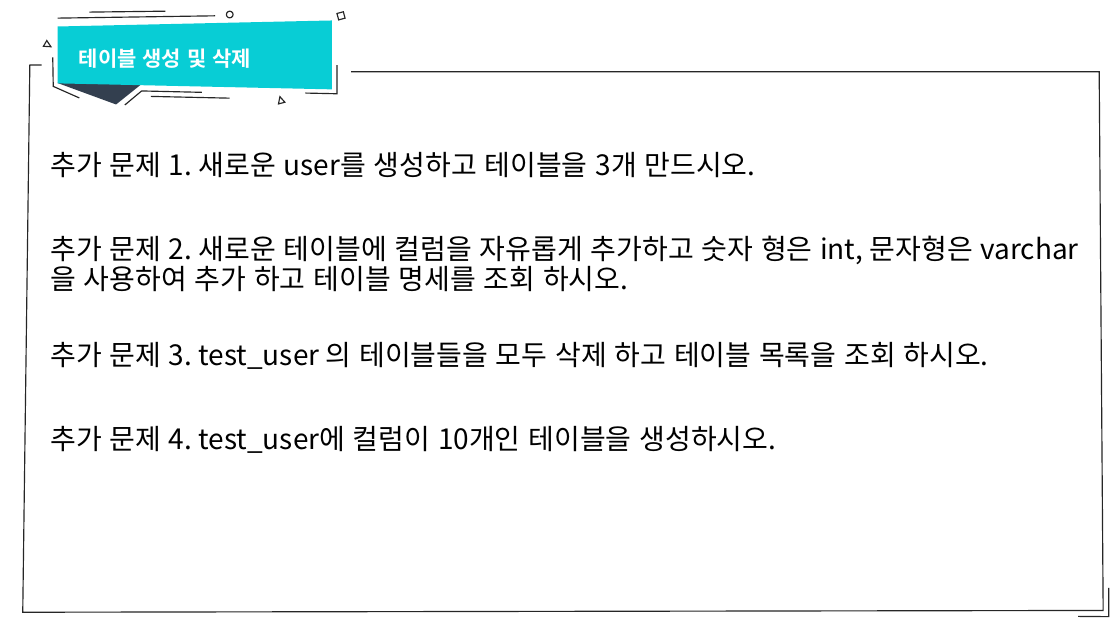
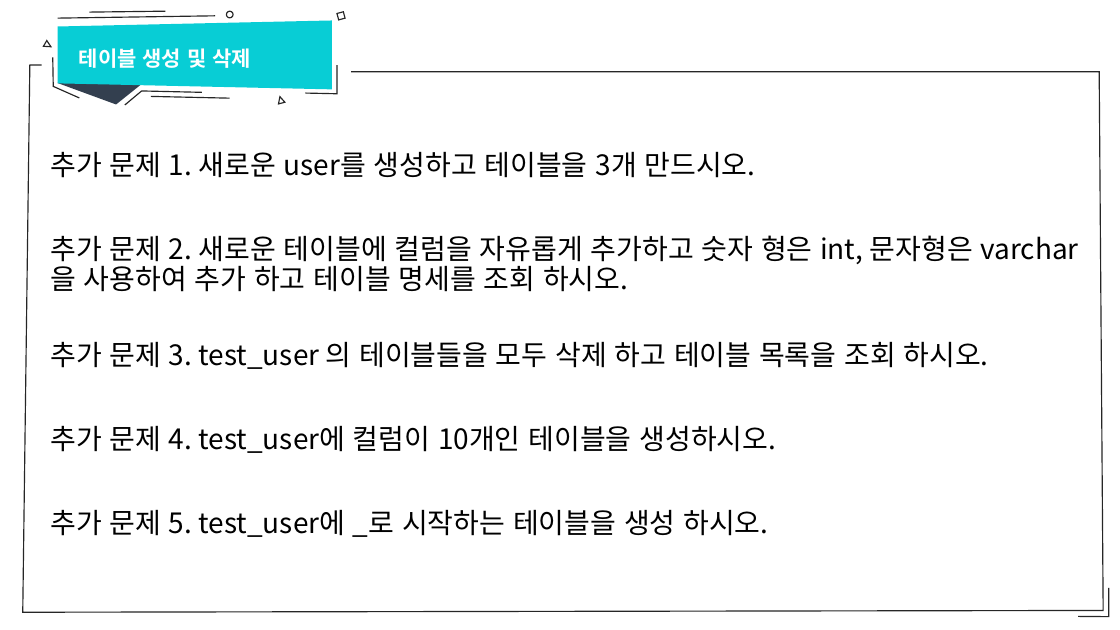
Before and after one commit to sumn-2020/lecture, a slide deck: slide 20 of database/5강 SQL 테이블 생성 및 삭제.pptx. Drawn at 1120x630 pixels with LibreOffice and Linux fonts; fonts in the diff are those of the drawing. Boxes give left, top, right and bottom in pixels: in the first picture for what was removed or moved away, otherwise in the second. Text is boxed around its words. In the diff, an @@ line names an element or a change of style, - is before the commit and + after.

```diff
--- a/database/5강 SQL 테이블 생성 및 삭제.pptx
+++ b/database/5강 SQL 테이블 생성 및 삭제.pptx
@@ text at (x1=50, y1=509, x2=768, y2=537): paragraph added @@
+추가 문제 5. test_user에 _로 시작하는 테이블을 생성 하시오.
```
Also in this commit, not shown: 2 other files.
